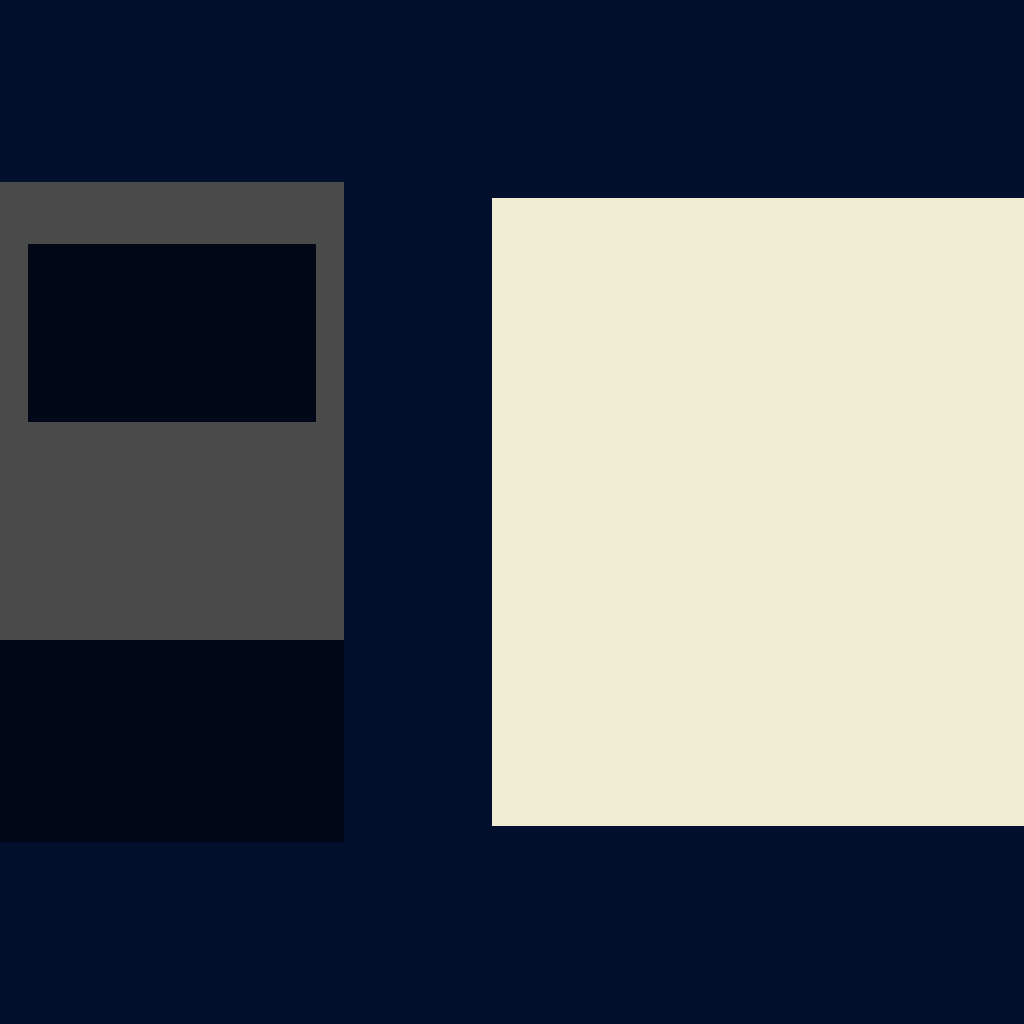
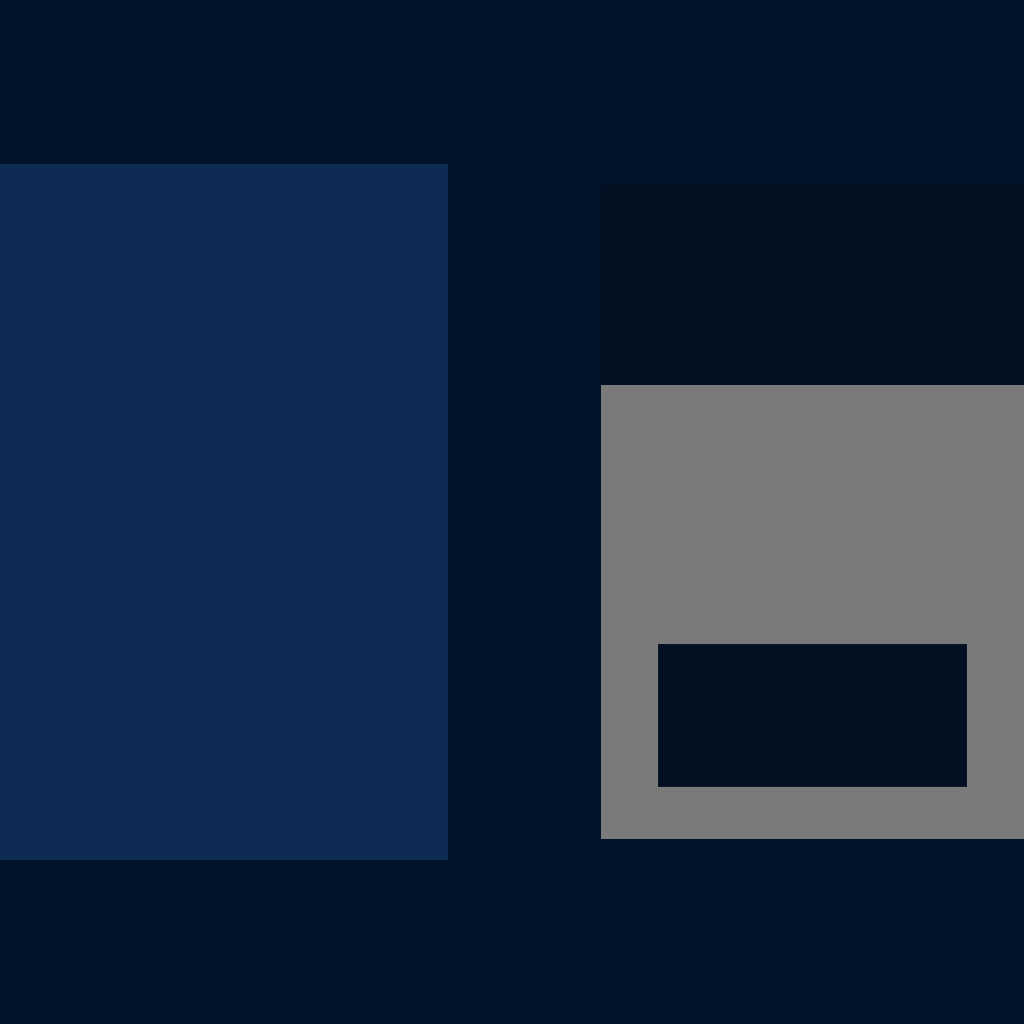
Layer changes from the first 1024 × 1024 image to the second:
painted on "Rectangle 2" over [0, 164, 1024, 860]
painted on "Rectangle 1 copy 2" over [0, 182, 1024, 839]
painted on "Rectangle 1 copy" over [0, 182, 1024, 842]
painted on "Rectangle 1" over [0, 0, 1024, 1024]
